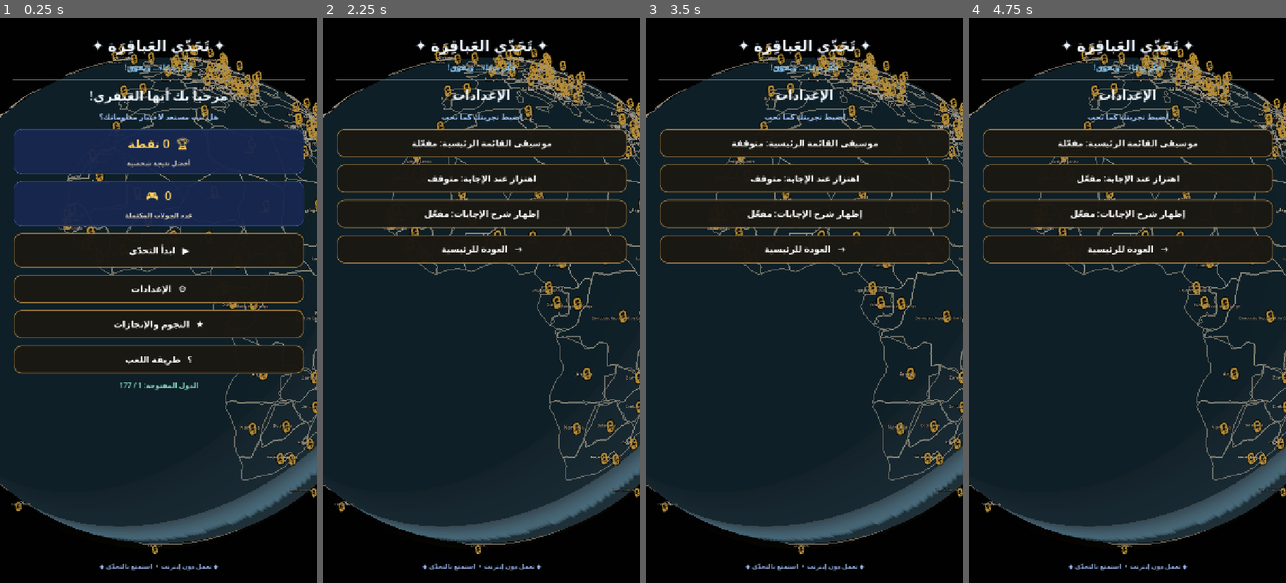
Above: before the commit, frames 1-4 (left to right).
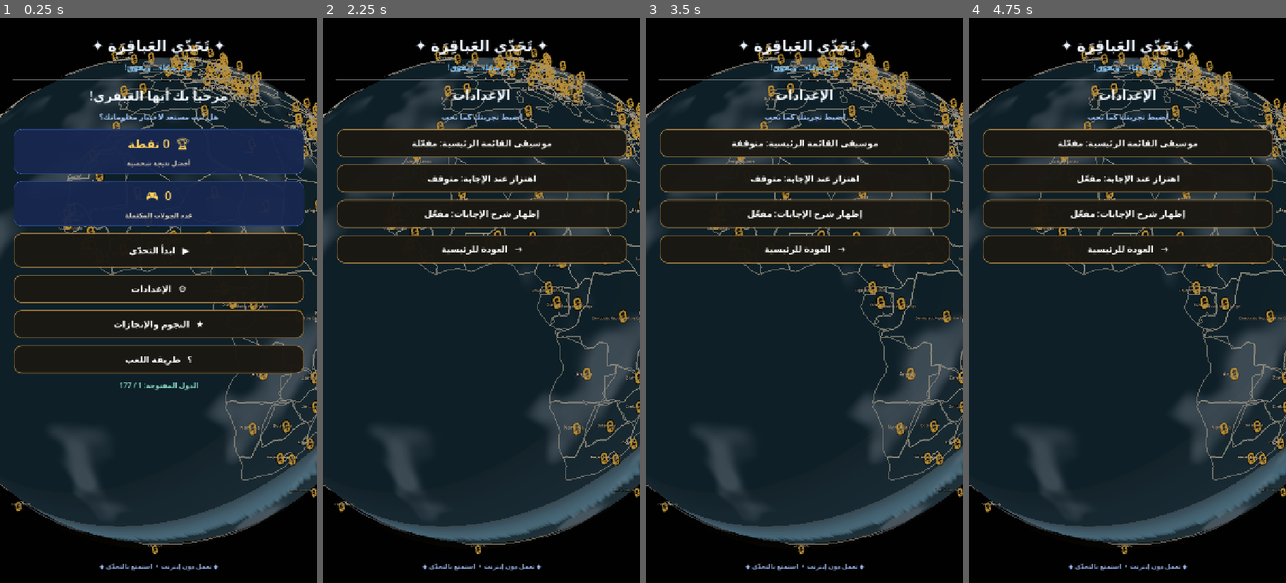
Above: after the commit, the same moments.

Repository: mahdialloui01-art/challenge-
Game: Godot game, scene res://scenes/main.tscn
Same seed, same stepped clock (60 frames per second), same inputs: the game is played once before the commit and once after it.
Inputs:
- Up to frame 1 (0.25 s): no input
- Up to frame 2 (2.25 s): click "▶ ابدأ التحدّي" at 0.5 s; click "⌂ الرئيسية" at 1.25 s; click "⚙ الإعدادات" at 2 s
- Up to frame 3 (3.5 s): click "موسيقى القائمة الرئيسية: مفعّ…" at 2.75 s
- Up to frame 4 (4.75 s): click "موسيقى القائمة الرئيسية: متوق…" at 3.5 s; click "اهتزاز عند الإجابة: متوقف" at 4.25 s

The runs differ from the first frame. In frame 1, 4.5% of the frame differs, in the area x 0-100%, y 6-93%; in frame 2, 5.5%; in frame 3, 5.5%; in frame 4, 5.5%.

Commit message:
Fix ocean shader syntax and restore cloud shell

Diff:
--- a/scripts/world_globe.gd
+++ b/scripts/world_globe.gd
@@ -85,7 +85,7 @@
     float water_depth = clamp((source.b - source.r) * 2.4 + 0.45, 0.0, 1.0);
     vec3 deep_ocean = vec3(0.012, 0.055, 0.125);
     vec3 open_ocean = vec3(0.025, 0.145, 0.255);
-    vec3 shallow_water = vec3(0.055, 0.30, 0. thirty);
+    vec3 shallow_water = vec3(0.055, 0.30, 0.38);
     vec3 sea_colour = mix(deep_ocean, open_ocean, water_depth);
     sea_colour = mix(sea_colour, shallow_water, smoothstep(0.55, 0.92, water_depth) * 0.28);
     vec3 natural_land = source * vec3(1.04, 1.02, 0.98);
@@ -131,6 +131,7 @@
     light.light_energy = 1.65
     light.omni_range = 16.0
     add_child(light)
+    _build_cloud_layer()
 
 
 func _build_north_africa_detail_patch() -> void:
